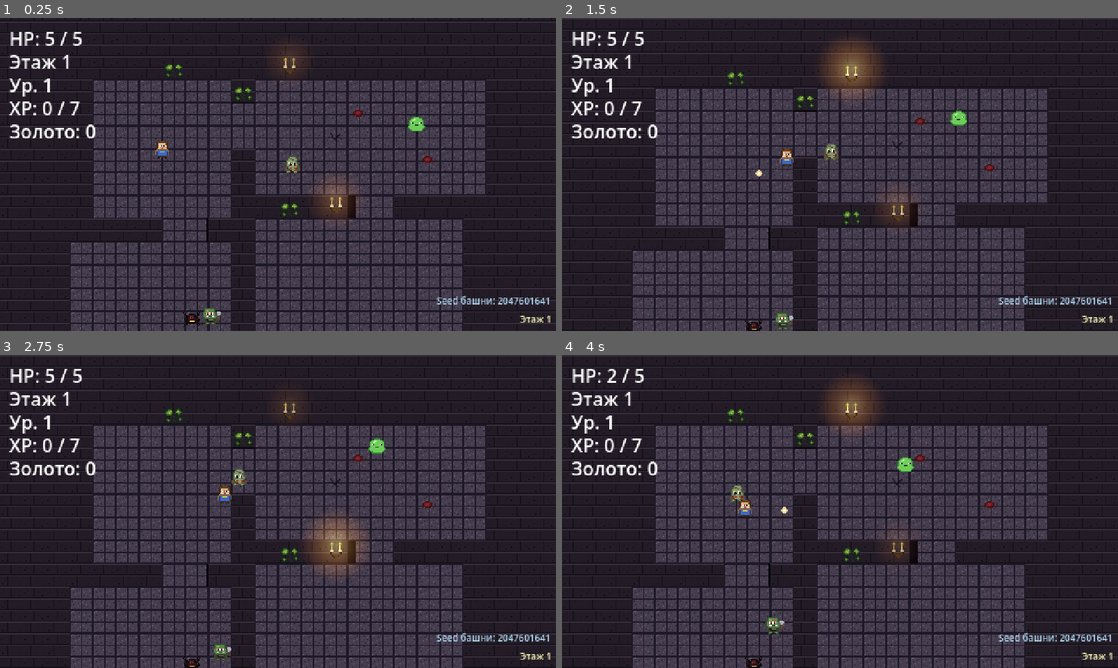
Above: before the commit, frames 1-4 (two rows, left to right).
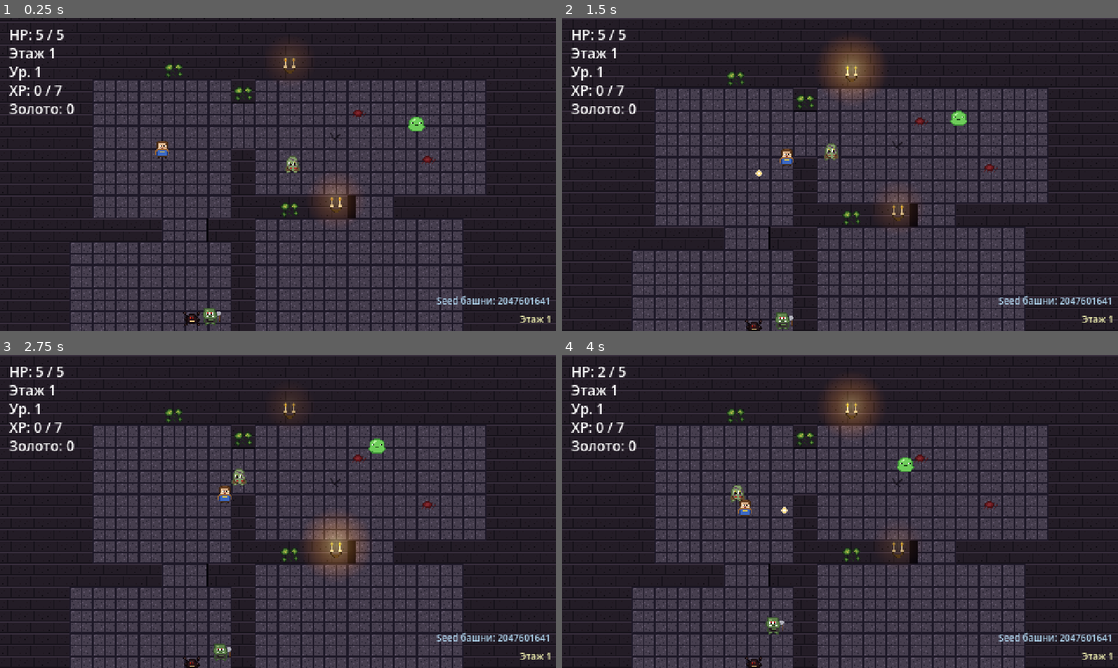
Above: after the commit, the same moments.

Repository: slartus/roguelike-game
Game: Godot game, scene res://scenes/main.tscn
The game is run twice, just before and just after one commit, with the same random seed, the same clock (stepped at 60 frames per second) and the same inputs.
Inputs (mouse positions are in pixels of both pictures, inside the frame that each line leads up to):
- Up to frame 1 (0.25 s): no input
- Up to frame 2 (1.5 s): tap Enter at 0.5 s; move the mouse to (962, 158) at 0.52 s; press the mouse at (962, 158) at 0.53 s; hold D (move_right) 0.53-1.25 s; release the mouse at (962, 158) at 1.25 s; drag from (728, 190) to (812, 237) at 1.27 s
- Up to frame 3 (2.75 s): move the mouse to (333, 442) at 2.02 s; hold D (move_right) from 2.03 s (still down); tap Alt at 2.1 s
- Up to frame 4 (4 s): release D (move_right) at 2.75 s; drag from (812, 574) to (673, 464) at 2.77 s; move the mouse to (1006, 558) at 3.52 s; press the mouse at (1006, 558) at 3.53 s; hold A (move_left) from 3.53 s (still down)

The runs differ from the first frame. In frame 1, 1.6% of the frame differs, in the area x 1-18%, y 3-39%; in frame 2, 1.6%; in frame 3, 1.6%; in frame 4, 1.6%.

Commit message:
style(hud): shrink stat labels font from 16 to 12
Пользователь: дефолтные лейблы HP/Floor/LVL/XP/Gold в углу занимали
слишком много места и мешали смотреть на игровое поле.

Каждому статус-лейблу выставлен theme_override_font_sizes/font_size = 12.
Смещены offset_top / offset_bottom, чтобы 5 лейблов уместились в
плотный ряд без просветов (HP -> Floor -> LVL -> XP -> Gold).

Combat log в правом-нижнем углу уже был мелким (8 px), не тронут.

Co-Authored-By: Claude Opus 4.7 (1M context) <noreply@anthropic.com>

Diff:
--- a/scenes/ui/hud.tscn
+++ b/scenes/ui/hud.tscn
@@ -9,35 +9,40 @@
 offset_left = 8.0
 offset_top = 6.0
 offset_right = 200.0
-offset_bottom = 24.0
+offset_bottom = 22.0
+theme_override_font_sizes/font_size = 12
 text = "HP: 5 / 5"
 
 [node name="FloorLabel" type="Label" parent="."]
 offset_left = 8.0
-offset_top = 26.0
+offset_top = 22.0
 offset_right = 200.0
-offset_bottom = 44.0
+offset_bottom = 38.0
+theme_override_font_sizes/font_size = 12
 text = "Floor 1"
 
 [node name="LevelLabel" type="Label" parent="."]
 offset_left = 8.0
-offset_top = 46.0
+offset_top = 38.0
 offset_right = 200.0
-offset_bottom = 64.0
+offset_bottom = 54.0
+theme_override_font_sizes/font_size = 12
 text = "LVL 1"
 
 [node name="XpLabel" type="Label" parent="."]
 offset_left = 8.0
-offset_top = 66.0
+offset_top = 54.0
 offset_right = 200.0
-offset_bottom = 84.0
+offset_bottom = 70.0
+theme_override_font_sizes/font_size = 12
 text = "XP: 0 / 20"
 
 [node name="GoldLabel" type="Label" parent="."]
 offset_left = 8.0
-offset_top = 86.0
+offset_top = 70.0
 offset_right = 200.0
-offset_bottom = 104.0
+offset_bottom = 86.0
+theme_override_font_sizes/font_size = 12
 text = "Gold: 0"
 
 [node name="CombatLog" type="VBoxContainer" parent="."]
--- /dev/null
+++ b/test/unit/test_hud_font_size.gd
@@ -0,0 +1,22 @@
+extends GutTest
+
+# HUD-лейблы игрока (HP, floor, level, xp, gold) должны иметь
+# уменьшенный font_size, иначе они перекрывают игровое поле.
+# Дефолт Godot — 16; проектный target — 12.
+
+const HudScene = preload("res://scenes/ui/hud.tscn")
+const EXPECTED_FONT_SIZE: int = 12
+const STAT_LABEL_NAMES: Array[String] = [
+	"HealthLabel", "FloorLabel", "LevelLabel", "XpLabel", "GoldLabel",
+]
+
+func test_all_stat_labels_have_reduced_font_size() -> void:
+	var hud = HudScene.instantiate()
+	add_child_autofree(hud)
+	await get_tree().process_frame
+	for name in STAT_LABEL_NAMES:
+		var label: Label = hud.get_node_or_null(name)
+		assert_not_null(label, "HUD должен содержать %s" % name)
+		var override: int = label.get_theme_font_size("font_size")
+		assert_eq(override, EXPECTED_FONT_SIZE,
+			"%s.font_size должен быть %d, а не дефолтный 16" % [name, EXPECTED_FONT_SIZE])
Not shown, changed: docs/gamedesign/ui.md
